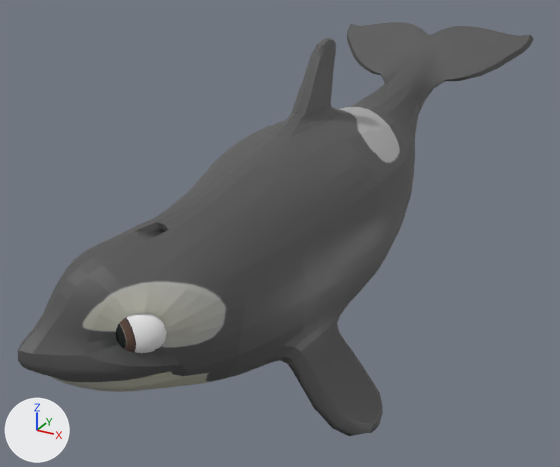
The FBX model FirstPersonWhale/Assets/Animation/Scarlet Name Sequence/scarlet_gesture_self.fbx, before and after one commit.
One viewpoint serves both versions: a camera (50 mm lens) standing at (1.35, -2.81, 1.7) and looking at (-0.13, -0.12, 0.36). The lights are fixed; the arrows at lower left show +X, +Y and +Z. Both versions are drawn at frame 128 of the action 'Take 001'; the numbers are the values there.

Names of what the first picture shows: 'luna:left_eye_geo', 'luna:luna_geo'.
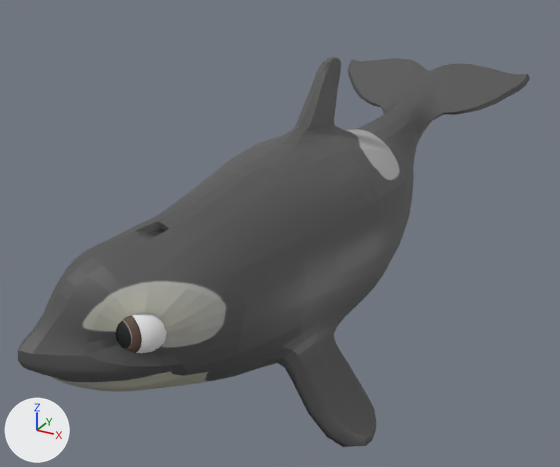
Location of each change, [x1, y1, x2, y2] in pixels of the pictures (560 x 467 px):
'luna:luna_geo', posed
    before: [18, 22, 533, 436]
    after: [18, 57, 530, 447]
bone 'luna:center_root_bind_joint', root to tip
    before: (217, 279) to (212, 197)
    after: (217, 279) to (216, 194)
bone 'luna:left_eye_bind_joint', root to tip
    before: (142, 321) to (141, 291)
    after: (142, 321) to (144, 290)
bone 'luna:right_eye_bind_joint', root to tip
    before: (103, 285) to (109, 312)
    after: (103, 285) to (106, 312)

The change in detail:
Bone 'luna:center_root_bind_joint' (bone_luna_center_root_bind_joint) turns from (0, 0, 0) to (0, 0, -5) degrees about its own x, y and z.
Bone 'luna:center_neck_bind_joint' (bone_luna_center_neck_bind_joint) turns from (0, -12, 3) to (0, -12, 8) degrees about its own x, y and z.
Bone 'luna:left_eye_bind_joint' (bone_luna_left_eye_bind_joint) turns from (0, 3, 3) to (2, 13, 8) degrees about its own x, y and z.
Bone 'luna:right_eye_bind_joint' (bone_luna_right_eye_bind_joint) turns from (-2, 19, -6) to (0, 10, 0) degrees about its own x, y and z.
